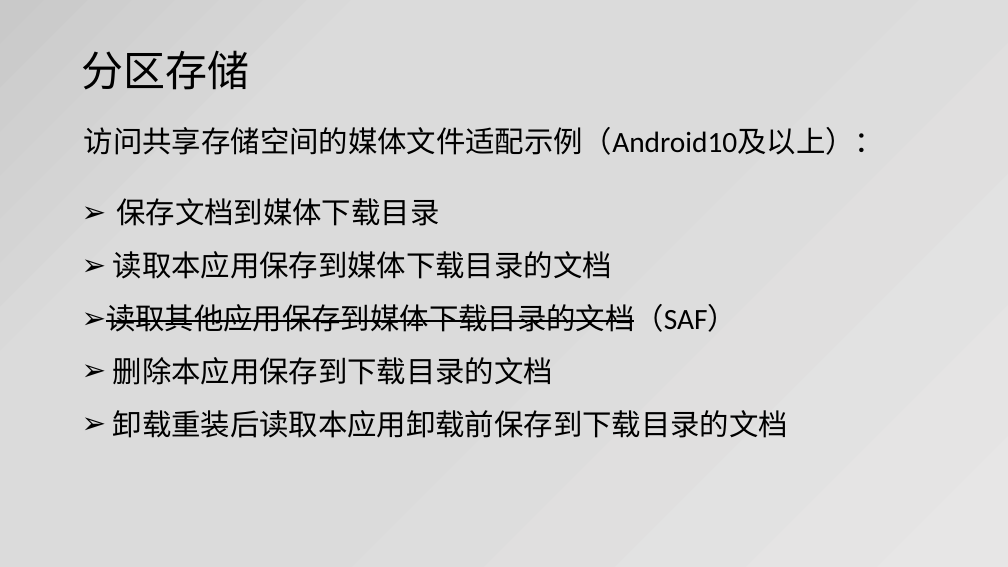
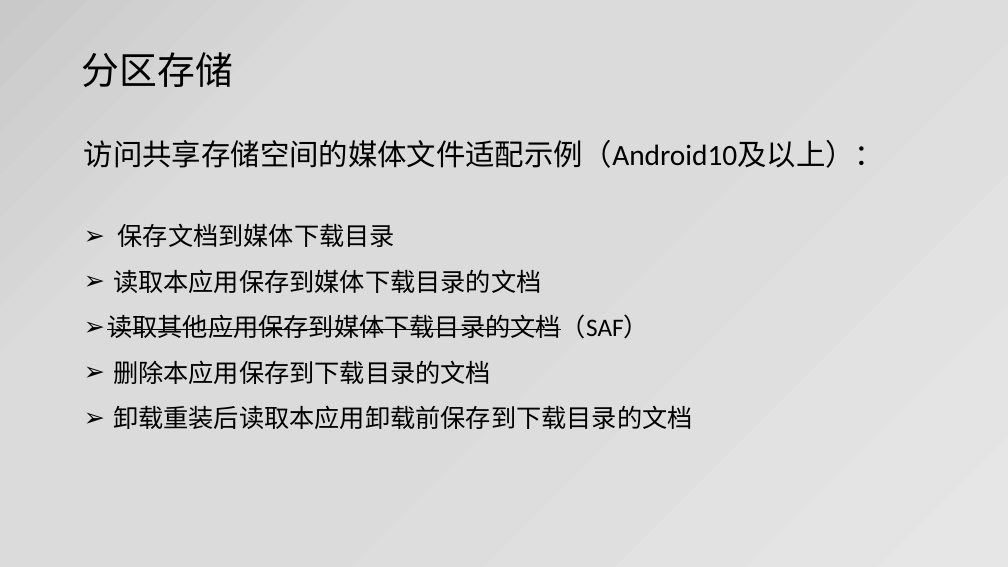
Before and after one commit to jianjunxiao/Adaptation, a slide deck: slide 11 of Android10、11适配.pptx. Drawn at 1008x567 pixels with LibreOffice and Linux fonts; fonts in the diff are those of the drawing. Boxes give left, top, right and bottom in pixels: in the first picture for what was removed or moved away, otherwise in the second. Text is boxed around its words. In the diff, an @@ line names an element or a change of style, - is before the commit and + after.

```diff
--- a/Android10、11适配.pptx
+++ b/Android10、11适配.pptx
@@ title "分区存储" at [82,52,233,87]: size 40 to 36 pt @@
@@ text "访问共享存储空间的媒体文件适配示例（Android10及以上）：": place and size @@
-text "访问共享存储空间的媒体文件适配示例（Android10及以上）：" at [84,127,884,155]
+text "访问共享存储空间的媒体文件适配示例（Android10及以上）：" at [84,140,884,168]
@@ text "保存文档到媒体下载目录": place and size @@
-text "保存文档到媒体下载目录" at [106,198,788,438]
+text "保存文档到媒体下载目录" at [107,223,693,429]
@@ text "保存文档到媒体下载目录" at [107,223,693,429]: size 28 to 24 pt @@
```
Also in this commit, not shown: 25 other slides changed, 4 slides added, 7 other files.
